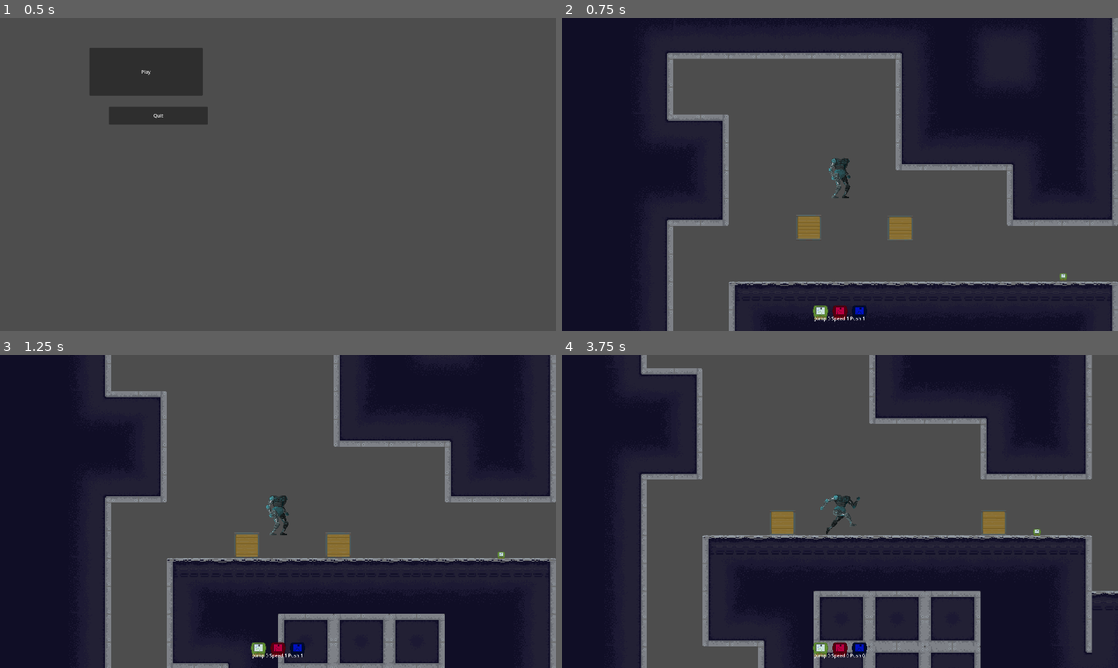
Above: before the commit, frames 1-4 (two rows, left to right).
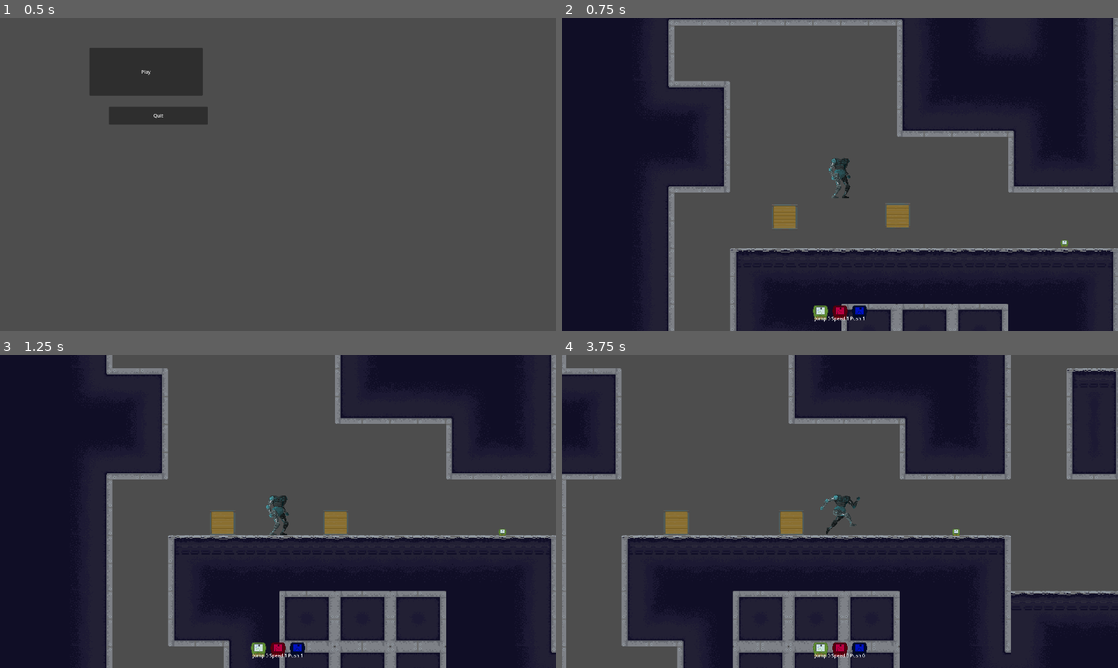
Above: after the commit, the same moments.

Repository: VehvilainenPooki/ModeGame
Game: Godot game, scene res://Main.tscn
Two runs of this game, one before a commit and one after it. Both use one fixed random seed, a clock stepped at 60 frames per second and the inputs below.
Inputs:
- Up to frame 1 (0.5 s): no input
- Up to frame 2 (0.75 s): click "Play" at 0.5 s
- Up to frame 3 (1.25 s): no input
- Up to frame 4 (3.75 s): tap Enter (ui_accept) at 1.25 s; hold E (Interact) 1.28-2.03 s; hold Right (ui_right) 1.28-2.78 s; tap 1 (MODE_JUMP) at 1.52, 2.27 s; tap 3 (MODE_PUSH) at 2.1 s; hold Left (ui_left) 2.78-3.53 s; hold 2 (MODE_SPEED) 2.78-3.53 s; hold Right (ui_right) from 3.53 s (still down); tap E (Interact) at 3.6 s

Frame 1 is identical in both runs. In frame 2, 24% of the frame differs, in the area x 18-100%, y 0-100%; in frame 3, 17%; in frame 4, 42%, in the area x 0-100%, y 0-100%.

Commit message:
Fixed level reset crash with a bandaid.

Diff:
--- a/Levels/Level1.gd
+++ b/Levels/Level1.gd
@@ -9,4 +9,6 @@
 
 func _input(event):
 	if event.is_action_pressed("Reset"):
+		$Player.queue_free()
+		await get_tree().create_timer(0.2).timeout
 		get_tree().reload_current_scene()
--- a/Levels/Level1.tscn
+++ b/Levels/Level1.tscn
@@ -250,7 +250,7 @@
 toolbar = NodePath("ToolBar")
 
 [node name="Player" parent="." instance=ExtResource("1_hfe7p")]
-position = Vector2(446, 207)
+position = Vector2(442, 322)
 
 [node name="TileMap" type="TileMap" parent="."]
 position = Vector2(446, 207)
@@ -267,7 +267,7 @@
 player = NodePath("../Player")
 
 [node name="Crate" parent="." instance=ExtResource("6_3cecp")]
-position = Vector2(654, 395)
+position = Vector2(641, 468)
 
 [node name="Crate2" parent="." instance=ExtResource("6_3cecp")]
-position = Vector2(338, 393)
+position = Vector2(251, 472)
